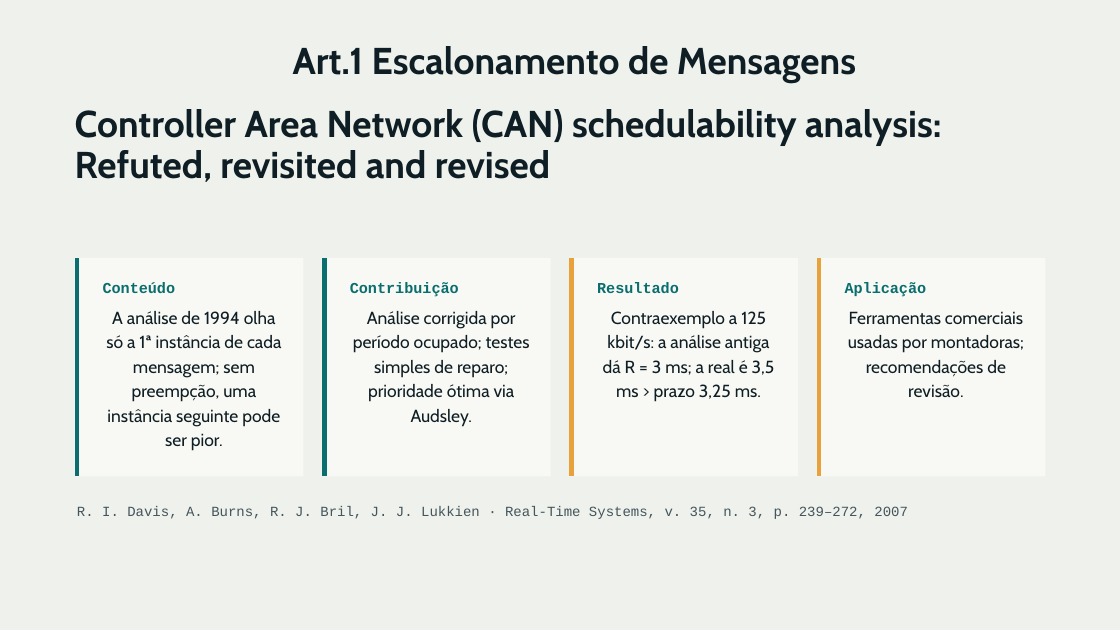
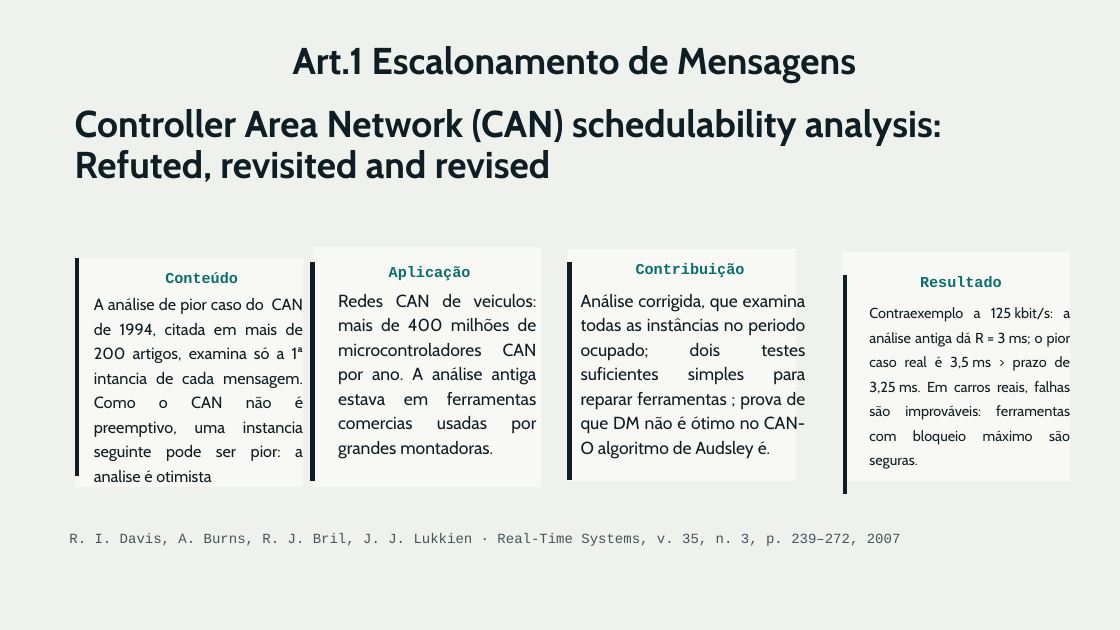
Before and after one commit to Balduino-BD/Trabalho_Distribuido, a slide deck: slide 8 of Apresentação/Sistemas Distribuídos de Tempo Real_Balduino_Felipe.pptx (slide 9 before the commit). Drawn at 1120x630 pixels with LibreOffice and Linux fonts; fonts in the diff are those of the drawing. Boxes give left, top, right and bottom in pixels: in the first picture for what was removed or moved away, otherwise in the second. Text is boxed around its words. In the diff, an @@ line names an element or a change of style, - is before the commit and + after.

```diff
--- a/Apresentação/Sistemas Distribuídos de Tempo Real_Balduino_Felipe.pptx
+++ b/Apresentação/Sistemas Distribuídos de Tempo Real_Balduino_Felipe.pptx
@@ rectangle: place and size @@
-rectangle at <box>75,258,303,476</box>
+rectangle at <box>75,258,303,486</box>
@@ line (77, 258) - (77, 476): stroke #0B6E6E 4 pt to #0F1E24 4 pt @@
@@ text "Conteúdo": place and size @@
-text "Conteúdo" at <box>103,282,176,293</box>
+text "Conteúdo" at <box>165,272,238,283</box>
@@ rectangle: place and size @@
-rectangle at <box>817,258,1045,476</box>
+rectangle at <box>313,247,541,486</box>
@@ line moved from (819, 258) - (819, 476) to (313, 262) - (313, 481) @@
@@ line (313, 262) - (313, 481): stroke #E9A23B 4 pt to #0F1E24 4 pt @@
@@ line removed from (324, 258) to (324, 476) @@
@@ text "Aplicação": place and size @@
-text "Aplicação" at <box>845,282,927,297</box>
+text "Aplicação" at <box>389,266,471,281</box>
@@ rectangle: place and size @@
-rectangle at <box>322,258,550,476</box>
+rectangle at <box>567,250,796,481</box>
@@ line added from (570, 262) to (570, 481), #0F1E24 4 pt @@
@@ alignment left to centre in 4 elements at <box>165,272,238,283</box>, <box>920,276,1002,287</box>, <box>389,266,471,281</box>, <box>636,263,745,278</box> @@
@@ text "Contribuição": place and size @@
-text "Contribuição" at <box>350,282,459,297</box>
+text "Contribuição" at <box>636,263,745,278</box>
@@ rectangle: place and size @@
-rectangle at <box>570,258,798,476</box>
+rectangle at <box>842,252,1070,481</box>
@@ text at <box>94,298,303,482</box>: text changed; size 15 to 13.9 pt @@
-A análise de 1994 olha só a 1ª instância de cada mensagem; sem preempção, uma instância seguinte pode ser pior.
+A análise de pior caso do CAN de 1994, citada em mais de 200 artigos, examina só a 1ª intancia de cada mensagem. Como o CAN não é preemptivo, uma instancia seguinte pode ser pior: a analise é otimista
@@ text at <box>338,294,537,458</box>: text changed @@
-Ferramentas comerciais usadas por montadoras; recomendações de revisão.
+Redes CAN de veiculos: mais de 400 milhões de microcontroladores CAN por ano. A análise antiga estava em ferramentas comercias usadas por grandes montadoras.
@@ text added at <box>581,294,806,458</box>, 15 pt, text #0F1E24 @@
+Análise corrigida, que examina todas as instâncias no periodo ocupado; dois testes suficientes simples para reparar ferramentas ; prova de que DM não é ótimo no CAN-O algoritmo de Audsley é.
@@ line moved from (572, 258) - (572, 476) to (845, 276) - (845, 494) @@
@@ line (845, 276) - (845, 494): stroke #E9A23B 4 pt to #0F1E24 4 pt @@
@@ text "Resultado": place and size @@
-text "Resultado" at <box>597,282,679,293</box>
+text "Resultado" at <box>920,276,1002,287</box>
@@ text removed at <box>353,311,530,426</box> @@
-Análise corrigida por período ocupado; testes simples de reparo; prioridade ótima via Audsley.
@@ text at <box>869,307,1071,445</box>: text changed; size 15 to 12.4 pt @@
-Contraexemplo a 125 kbit/s: a análise antiga dá R = 3 ms; a real é 3,5 ms > prazo 3,25 ms.
+Contraexemplo a 125 kbit/s: a análise antiga dá R = 3 ms; o pior caso real é 3,5 ms > prazo de 3,25 ms. Em carros reais, falhas são improváveis: ferramentas com bloqueio máximo são seguras.
@@ text "R. I. Davis, A. Burns, ...": place and size @@
-text "R. I. Davis, A. Burns, ..." at <box>77,506,908,519</box>
+text "R. I. Davis, A. Burns, ..." at <box>69,533,901,546</box>
```
Also in this commit, not shown: 8 other slides changed, 1 slide removed.
